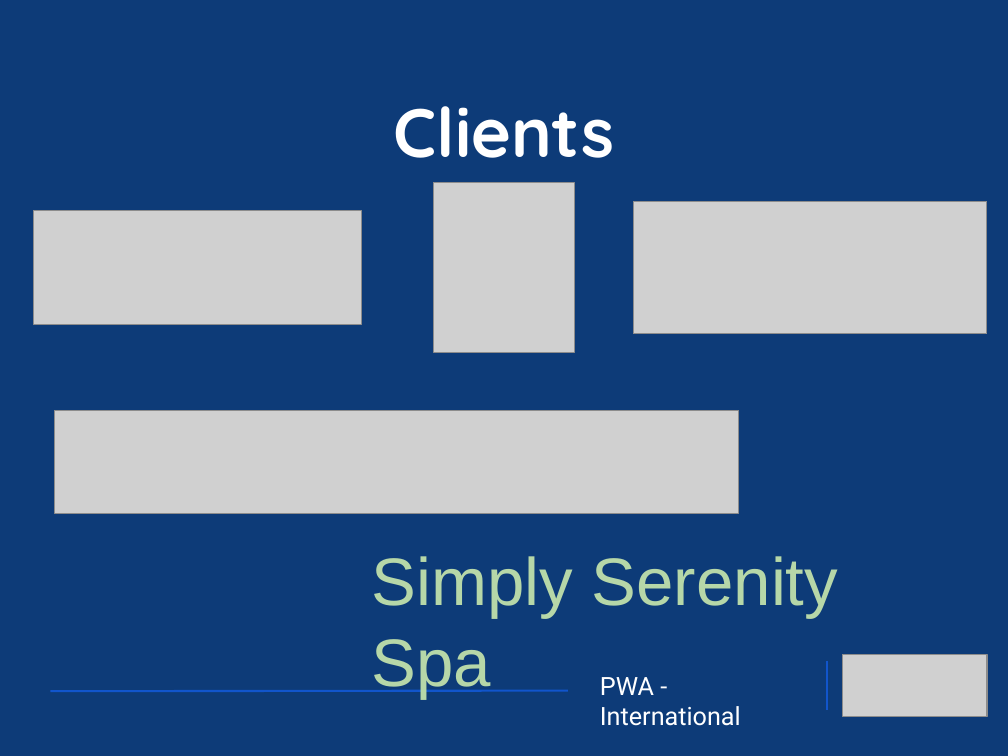
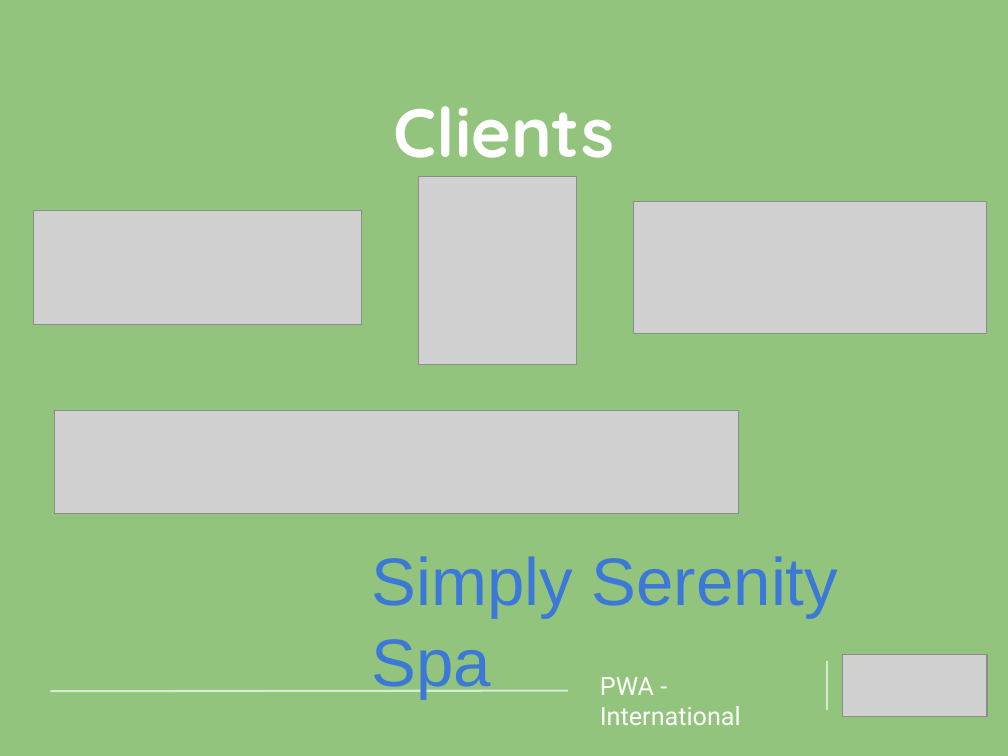
Before and after one commit to mangenius200/PWA1-Swanson, a slide deck: slide 8 of Day 3 Team-Solo/Team/FrontTech.pptx (slide 7 before the commit). Drawn at 1008x756 pixels with LibreOffice and Linux fonts; fonts in the diff are those of the drawing; grey boxes stand for pictures. Boxes give left, top, right and bottom in pixels: in the first picture for what was removed or moved away, otherwise in the second. Text is boxed around its words. In the diff, an @@ line names an element or a change of style, - is before the commit and + after.

```diff
--- a/Day 3 Team-Solo/Team/FrontTech.pptx
+++ b/Day 3 Team-Solo/Team/FrontTech.pptx
@@ background #003171 at 95% opacity to #93C47D @@
@@ picture: place and size @@
-picture at [433, 182, 574, 353]
+picture at [419, 176, 577, 365]
@@ text "Simply Serenity Spa" at [372, 556, 838, 699]: text colour #B6D7A8 to #3C78D8 @@
@@ line (827, 660) - (827, 711): stroke #1155CC 1.5 pt to #D9EAD3 1.5 pt @@
@@ line (50, 691) - (568, 690): stroke #1155CC 1.5 pt to #D9EAD3 1.5 pt @@
```
Also in this commit, not shown: 9 other slides changed, 1 slide added, 34 other files.
